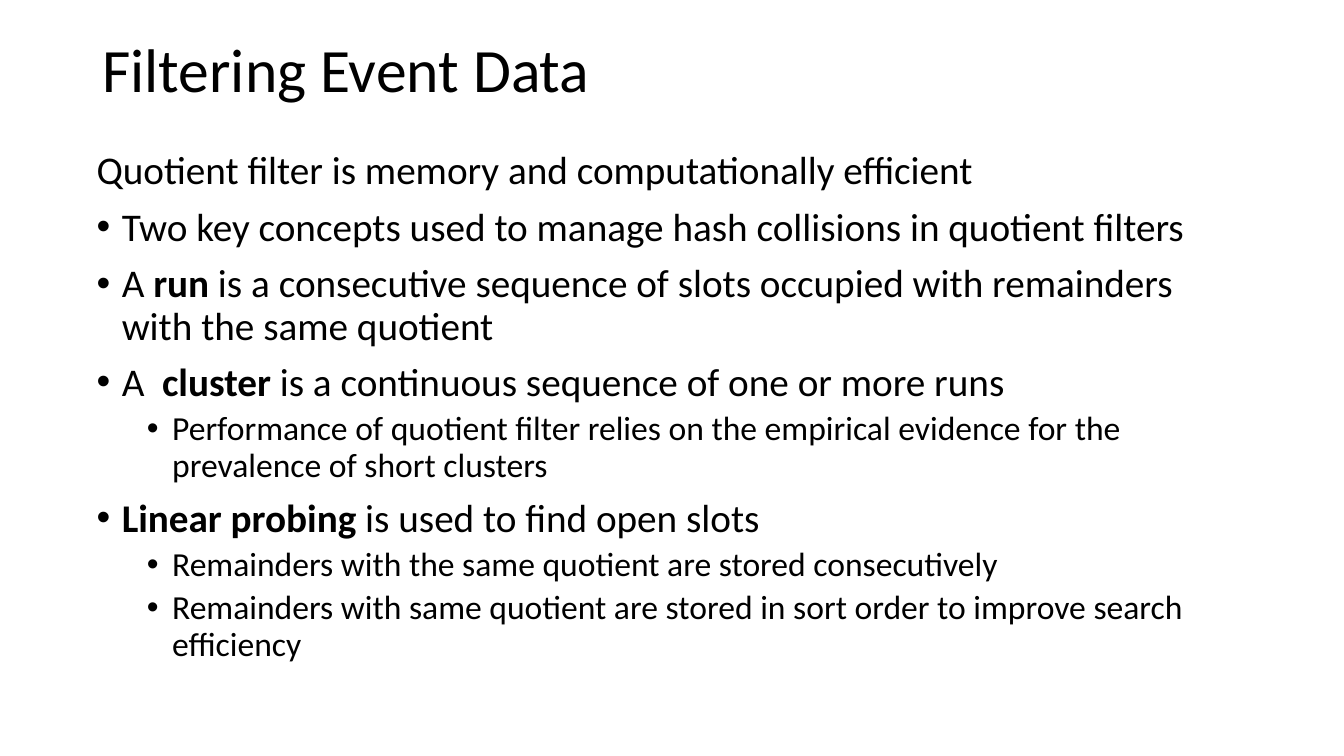
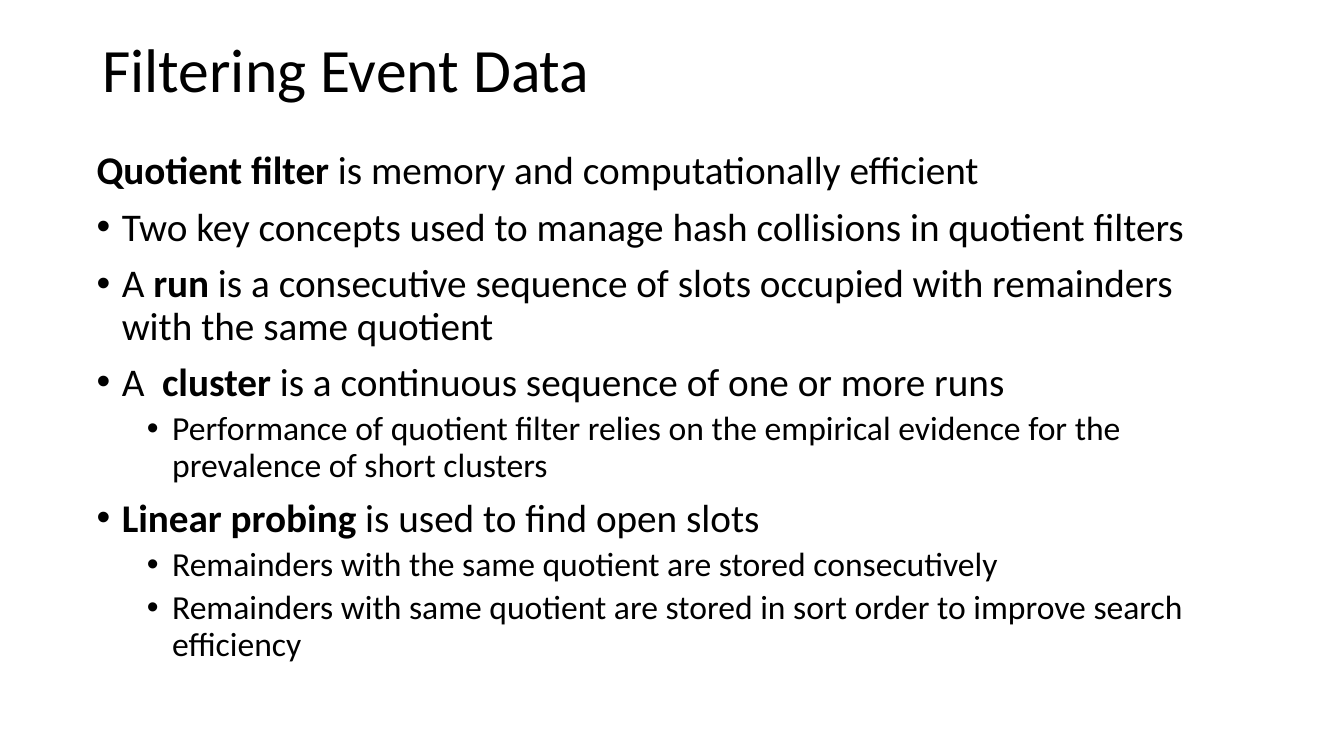
Before and after one commit to StephenElston/CSCI-E-108, a slide deck: slide 40 of slides/3_StreamingAnalytics.pptx. Drawn at 1344x756 pixels with LibreOffice and Linux fonts; fonts in the diff are those of the drawing. Boxes give left, top, right and bottom in pixels: in the first picture for what was removed or moved away, otherwise in the second. Text is boxed around its words. In the diff, an @@ line names an element or a change of style, - is before the commit and + after.

```diff
--- a/slides/3_StreamingAnalytics.pptx
+++ b/slides/3_StreamingAnalytics.pptx
@@ text at (x1=97, y1=156, x2=979, y2=191): bold on in "Quotient filter" @@
```
Also in this commit, not shown: 7 other slides changed, 2 slides added.
